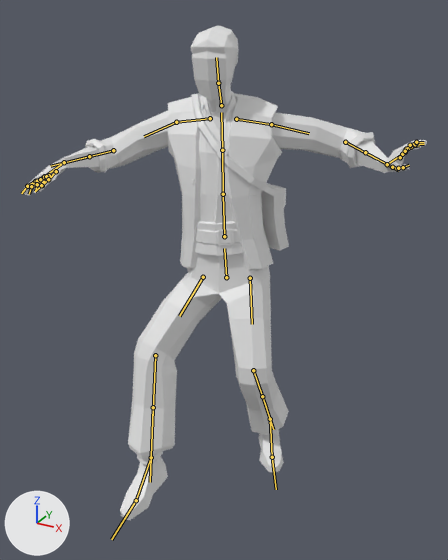
Renders of the FBX model Assets/Animations/ski.fbx from each side of a commit.
One viewpoint serves both versions: a 50 mm camera at (1.035, -1.895, 1.738) aimed at (0.044, -0.094, 0.837). Lighting does not change. The marker at lower left points along +X, +Y and +Z. Both versions are drawn at frame 41 of the action 'Scene'; the numbers are the values there. The bones that bend it are drawn over the model as lines.

In view in the first picture: 'Rio.002'.
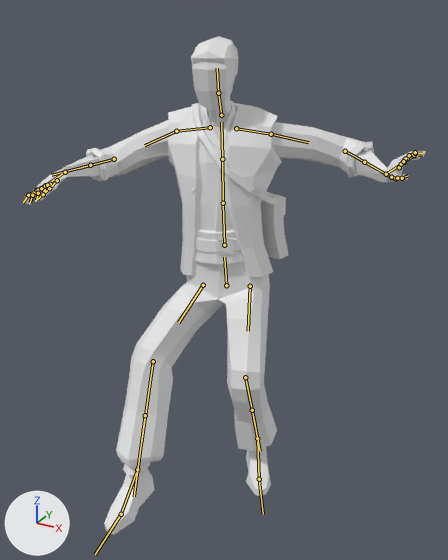
Location of each change, (x1, y1, x2, y2) in pixels of the pictures (448 x 560 px):
'Rio.002', posed
    before: (22, 26, 427, 520)
    after: (23, 36, 425, 534)
bone 'root.x', root to tip
    before: (226, 277) to (224, 248)
    after: (226, 285) to (224, 257)
bone 'thigh_stretch.l', root to tip
    before: (250, 278) to (252, 324)
    after: (250, 286) to (248, 331)
bone 'leg_stretch.l', root to tip
    before: (253, 370) to (266, 408)
    after: (245, 377) to (255, 424)
bone 'foot.l', root to tip
    before: (270, 419) to (272, 457)
    after: (257, 438) to (259, 479)
bone 'thigh_stretch.r', root to tip
    before: (203, 277) to (179, 316)
    after: (203, 285) to (178, 322)
bone 'leg_stretch.r', root to tip
    before: (155, 355) to (152, 432)
    after: (153, 361) to (141, 442)
bone 'foot.r', root to tip
    before: (151, 457) to (136, 500)
    after: (137, 469) to (121, 514)

The change in detail:
Bone 'root.x' (bone_root_x) moves from (-3.2, -42.0, -3.0) to (-3.5, -45.3, -3.3).
Bone 'thigh_stretch.l' (bone_thigh_stretch_l) turns from (-4, -9, -24) to (-9, -14, -35) degrees about its own x, y and z.
Bone 'leg_stretch.l' (bone_leg_stretch_l) turns from (17, -7, 49) to (20, -8, 53) degrees about its own x, y and z.
Bone 'foot.l' (bone_foot_l) turns from (26, -10, -9) to (17, -8, -5) degrees about its own x, y and z.
Bone 'thigh_stretch.r' (bone_thigh_stretch_r) turns from (19, 24, 48) to (19, 24, 52) degrees about its own x, y and z.
Bone 'leg_stretch.r' (bone_leg_stretch_r) turns from (-3, 18, -30) to (-5, 18, -25) degrees about its own x, y and z.
Bone 'foot.r' (bone_foot_r) turns from (-34, -17, 31) to (-42, -17, 30) degrees about its own x, y and z.
